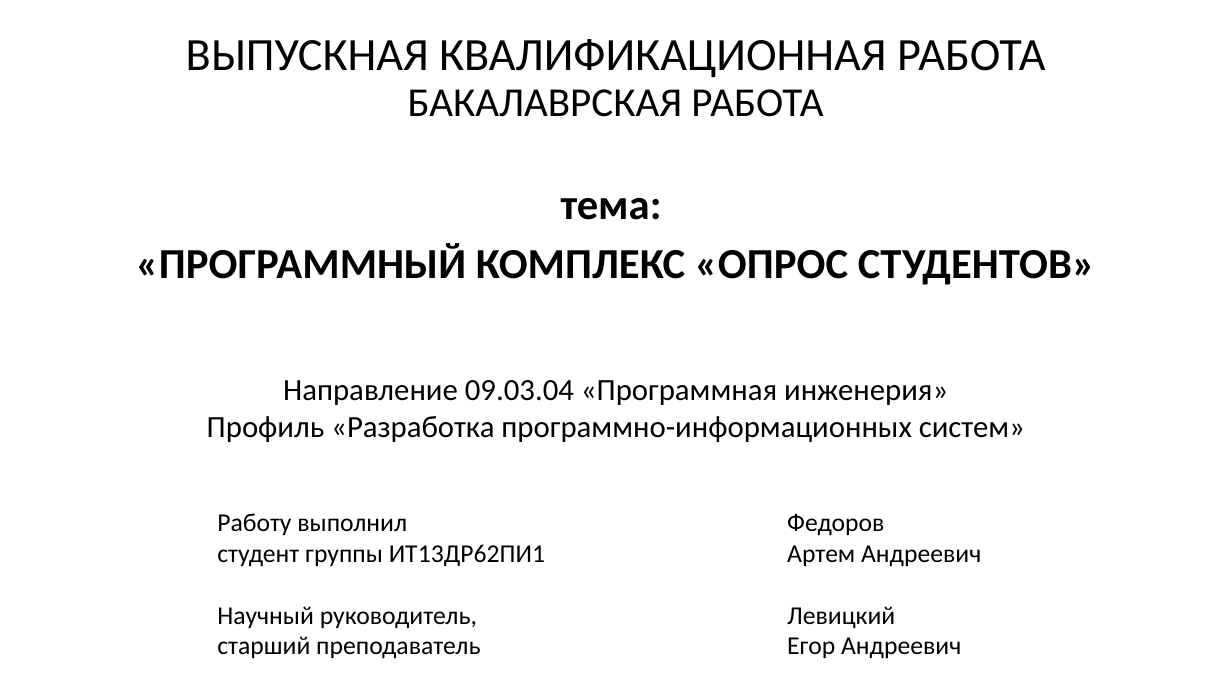
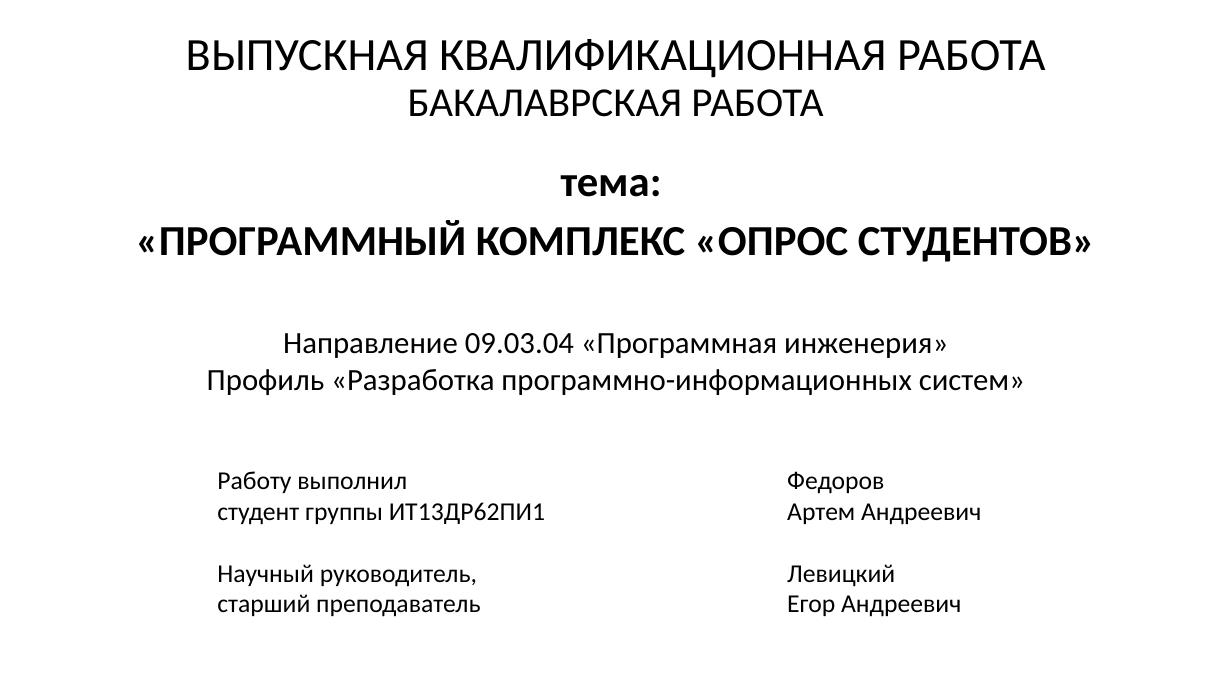
Before and after one commit to Art-Fedorov/diplom.local, a slide deck: slide 1 of Диплом/ДИПЛОМ.pptx. Drawn at 1232x693 pixels with LibreOffice and Linux fonts; fonts in the diff are those of the drawing. Boxes give left, top, right and bottom in pixels: in the first picture for what was removed or moved away, otherwise in the second. Text is boxed around its words. In the diff, an @@ line names an element or a change of style, - is before the commit and + after.

```diff
--- a/Диплом/ДИПЛОМ.pptx
+++ b/Диплом/ДИПЛОМ.pptx
@@ subtitle "тема:": place and size @@
-subtitle "тема:" at <box>136,198,1095,285</box>
+subtitle "тема:" at <box>136,175,1095,262</box>
@@ 3 texts: place and size @@
-3 texts at <box>207,380,1025,659</box>
+3 texts at <box>207,333,1025,617</box>
```
Also in this commit, not shown: 3 other slides changed, 3 slides added, 2 slides removed, 18 other files.
